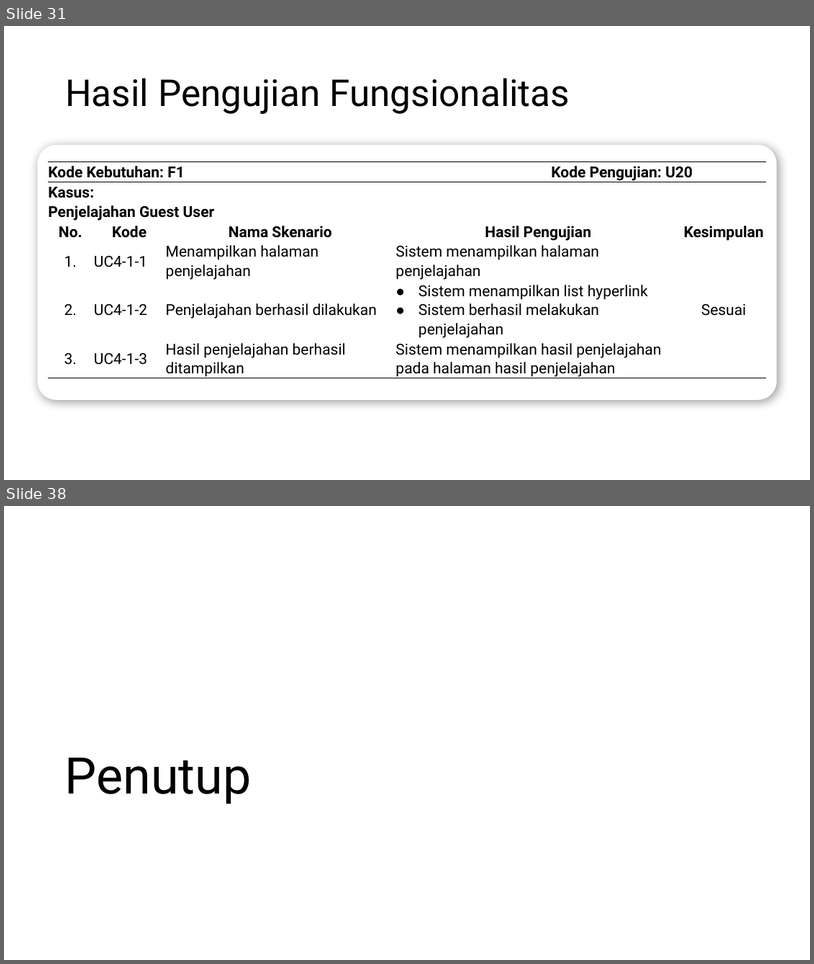
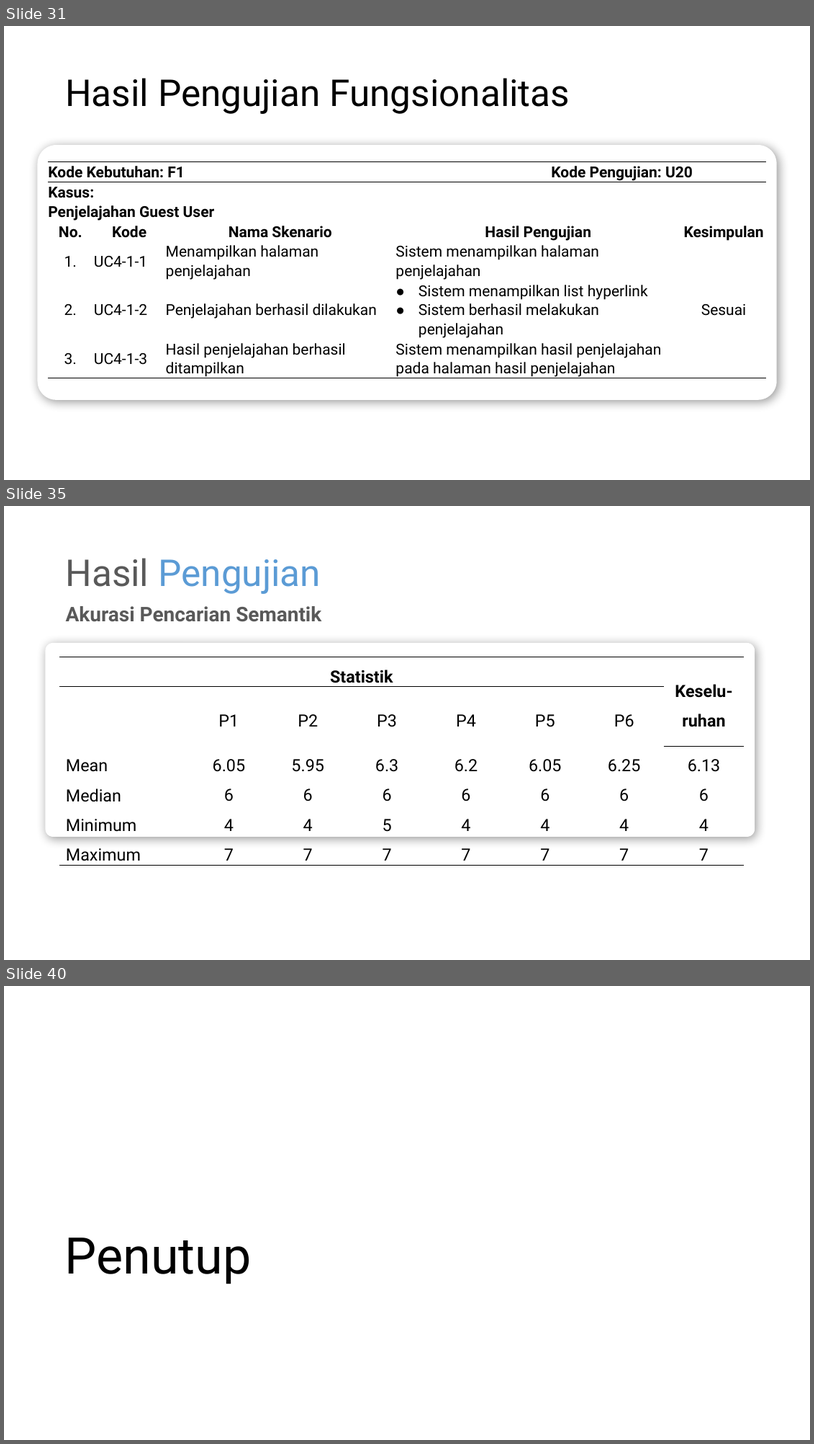
Before and after one commit to wardanacoolant/Tugas-Akhir, a slide deck: Hari-H Sidang/Rancangan Presentasi Skripsi.pptx. Shown one above the other, each under a label of ours: slides 31 and 38 before the commit, slides 31, 35 and 40 after it; the slides between them are not shown. The pictures are 814x964 and 814x1444 pixels, drawn with LibreOffice and Linux fonts; fonts in the diff are those of the drawing. Boxes give left, top, right and bottom in pixels: in the first picture for what was removed or moved away, otherwise in the second. Text is boxed around its words. In the diff, an @@ line names an element or a change of style, - is before the commit and + after.

```diff
--- a/Hari-H Sidang/Rancangan Presentasi Skripsi.pptx
+++ b/Hari-H Sidang/Rancangan Presentasi Skripsi.pptx
@@ slide 35 added at [4, 506, 810, 960], background #FFFFFF @@
@@ title added at [66, 558, 321, 594], 44 pt, text #5B9BD5 @@
+Hasil Pengujian
@@ text added at [66, 606, 322, 622], 24 pt, text #595959, bold @@
+Akurasi Pencarian Semantik
@@ rounded rectangle added at [45, 643, 755, 836], fill #FFFFFF @@
@@ table added at [59, 657, 746, 864], 6 rows, 8 columns @@
+Statistik |  |  |  |  |  |  | Keselu-ruhan
+ | P1 | P2 | P3 | P4 | P5 | P6 | 
+Mean | 6.05 | 5.95 | 6.3 | 6.2 | 6.05 | 6.25 | 6.13
+Median | 6 | 6 | 6 | 6 | 6 | 6 | 6
+Minimum | 4 | 4 | 5 | 4 | 4 | 4 | 4
+Maximum | 7 | 7 | 7 | 7 | 7 | 7 | 7
@@ what was slide 38 is now slide 40 @@
```
Also in this commit, not shown: 10 slides changed, 3 other slides added, 2 slides removed, 5 other files.
